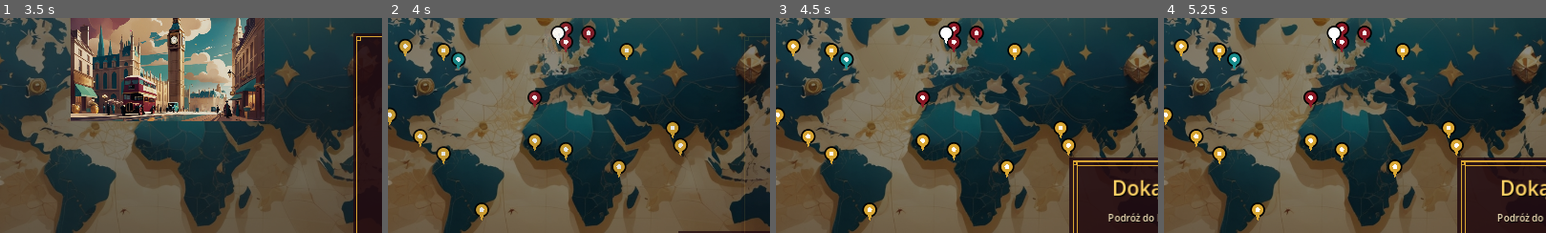
Above: before the commit, frames 1-4 (left to right).
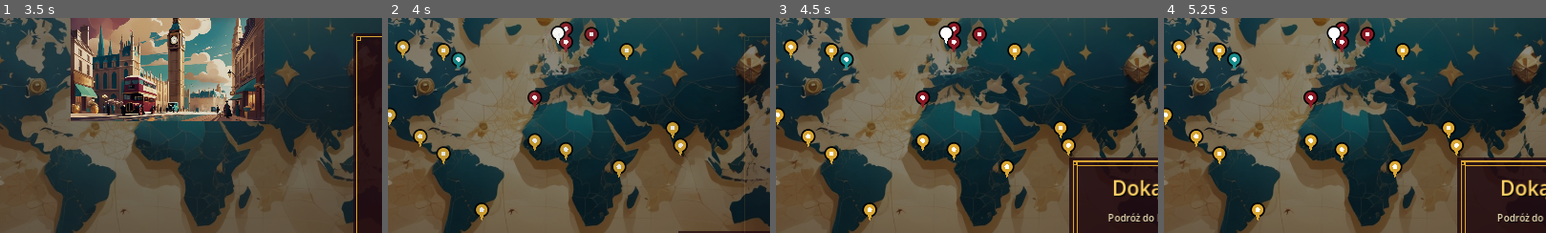
Above: after the commit, the same moments.

Repository: cinekm20/the-forger-retro-tycoon
Game: Godot game, scene res://scenes/main_menu/MainMenu.tscn
The game is run twice, just before and just after one commit, with the same random seed, the same clock (stepped at 60 frames per second) and the same inputs.
Inputs (mouse positions are % of the whole screen's width and height, from its top left):
- Up to frame 1 (3.5 s): click "1" at 0.5 s; click "Tryb łatwy (15/40 obrazów do …" at 1.25 s; click "Nowa gra" at 2 s; click "Jedź »" at 2.75 s
- Up to frame 2 (4 s): no input
- Up to frame 3 (4.5 s): click (55, 27) at 4.27 s
- Up to frame 4 (5.25 s): click (52, 29) at 5.02 s
The pictures show only the part of the screen within x 29-79%, y 23-73%; the shares and areas given below are measured in that part.

Frame 1 is identical in both runs. In frame 2, 0.4% of the frame differs, in the area x 2-56%, y 3-19%; in frame 3, 0.4%; in frame 4, 0.4%.

Commit message:
Cities: popraw pozycje pinezek Berlina i St. Louis (wypadały na morzu)
Programowa weryfikacja koloru piksela pod każdą skalibrowaną współrzędną
(ląd = niebiesko-turkusowy, morze = beż/sepia) wykazała, że tylko te dwa
miasta faktycznie wypadały na kolorze morza — poprawione na najbliższy ląd
w promieniu kilku pikseli od oryginalnej pozycji. W połączeniu z wcześniejszą
zmianą w TravelMap.gd (pinezki na anchorach zamiast liczonej raz pozycji w
pikselach) to ostateczna, kompletna poprawka — nie tylko odporna na zmianę
rozdzielczości, ale też faktycznie poprawnie skalibrowana geograficznie.

Diff:
--- a/game/scripts/autoload/Cities.gd
+++ b/game/scripts/autoload/Cities.gd
@@ -104,8 +104,16 @@
 ## nie na czystej geografii w oderwaniu od grafiki. Poprzednie wartości były
 ## szacowane "na ślepo" bez podglądu grafiki i wypadały w oceanie/złym
 ## miejscu (zgłoszone przez użytkownika na zrzucie ekranu).
+##
+## Zweryfikowane ponownie programowo (próbkowanie koloru piksela pod każdą
+## z tych współrzędnych) po kolejnym zgłoszeniu użytkownika — berlin i
+## st_louis faktycznie wypadały na kolorze morza (beż), mimo że reszta miast
+## była poprawna; poprawione na najbliższy ląd w promieniu kilku pikseli od
+## oryginalnej pozycji (patrz też TravelMap.gd — pinezki są teraz zakotwiczone
+## na tych ułamkach przez anchor_left/right/top/bottom, więc RAZ dobrze
+## skalibrowane współrzędne zostają poprawne przy każdej rozdzielczości).
 const MAP_POSITION := {
-	"berlin": Vector2(0.55, 0.27),
+	"berlin": Vector2(0.554, 0.272),
 	"paris": Vector2(0.52, 0.29),
 	"amsterdam": Vector2(0.52, 0.26),
 	"lisbon": Vector2(0.48, 0.42),
@@ -122,7 +130,7 @@
 	"mexico": Vector2(0.29, 0.46),
 	"new_york": Vector2(0.38, 0.33),
 	"richmond": Vector2(0.36, 0.31),
-	"st_louis": Vector2(0.31, 0.30),
+	"st_louis": Vector2(0.307, 0.302),
 }
 
 
